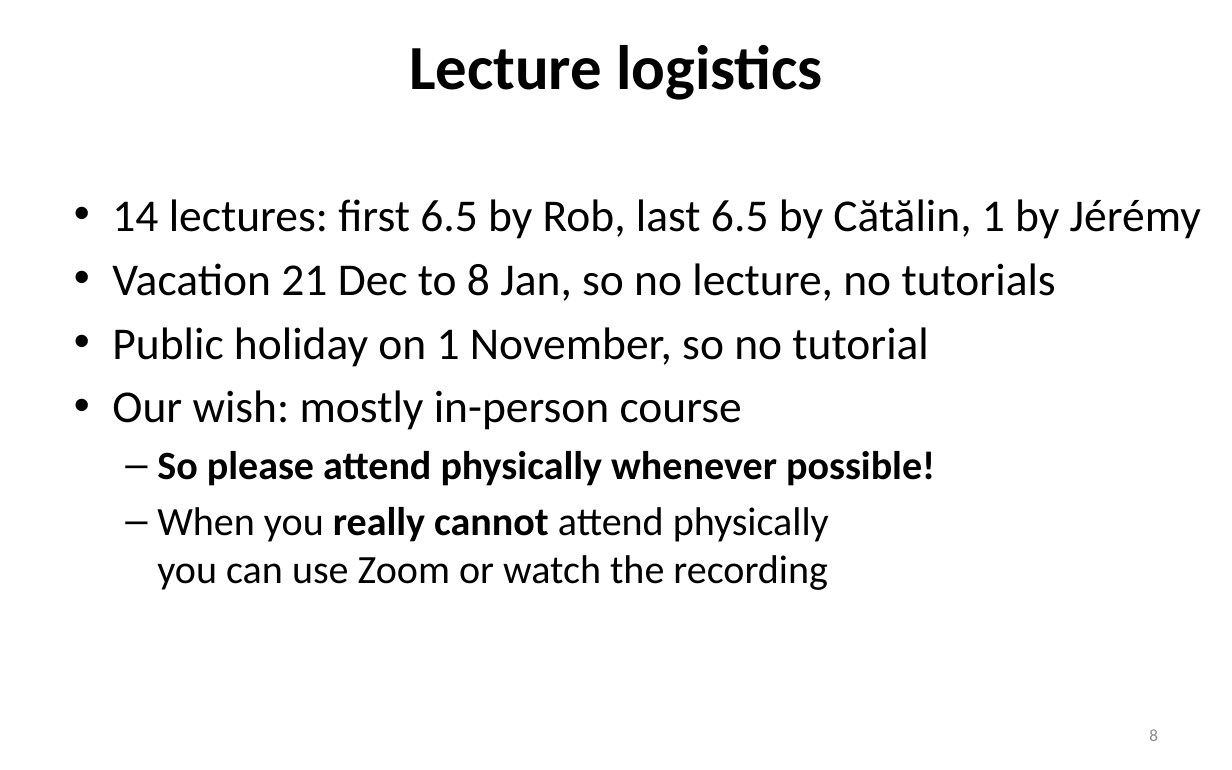
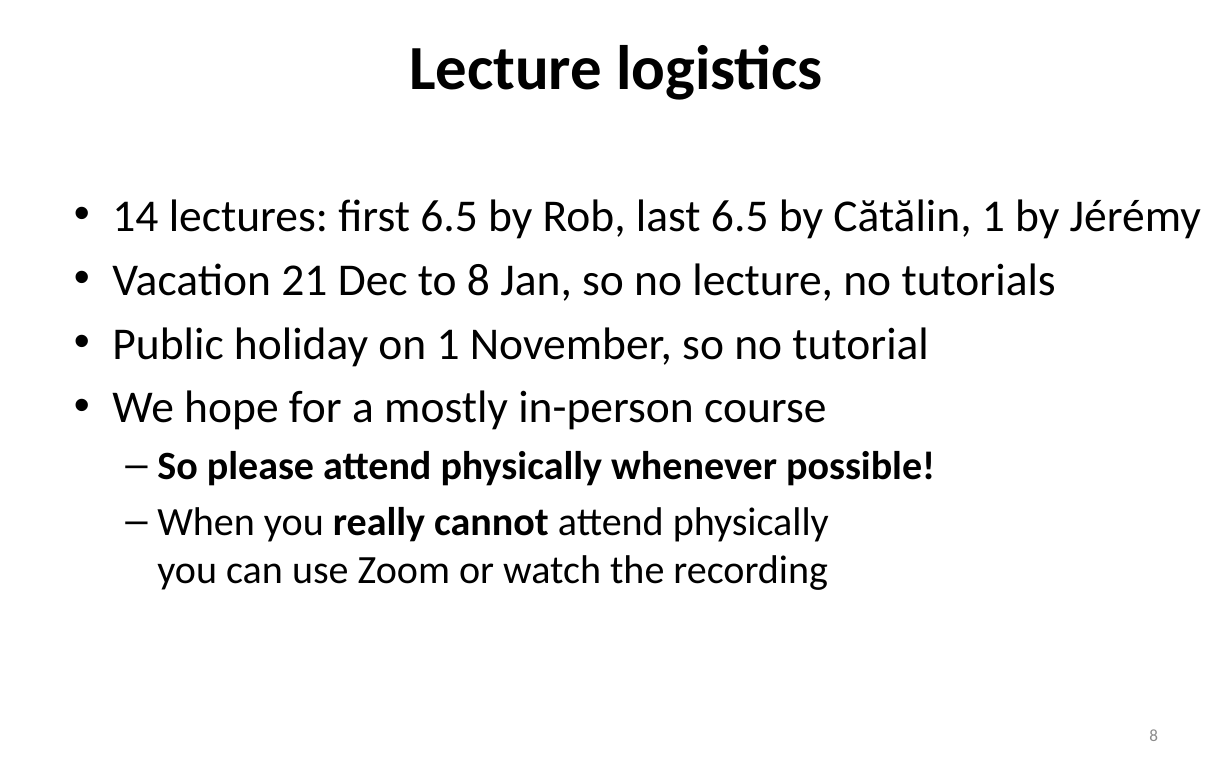
Before and after one commit to mpi-sp-foe-2023-24/mpi-sp-foe-2023-24.github.io, a slide deck: slide 8 of slides-by-us/Intro-FoE-2023-24.pptx. Drawn at 1232x770 pixels with LibreOffice and Linux fonts; fonts in the diff are those of the drawing. Boxes give left, top, right and bottom in pixels: in the first picture for what was removed or moved away, otherwise in the second. Text is boxed around its words. In the diff, an @@ line names an element or a change of style, - is before the commit and + after.

Commit message:
My intro slides from first course

```diff
--- a/slides-by-us/Intro-FoE-2023-24.pptx
+++ b/slides-by-us/Intro-FoE-2023-24.pptx
@@ text at <box>112,390,826,430</box>: text changed @@
-• Our wish: mostly in-person course
+• We hope for a mostly in-person course
```
Also in this commit, not shown: 5 other slides changed, 1 slide added, 1 other file.
